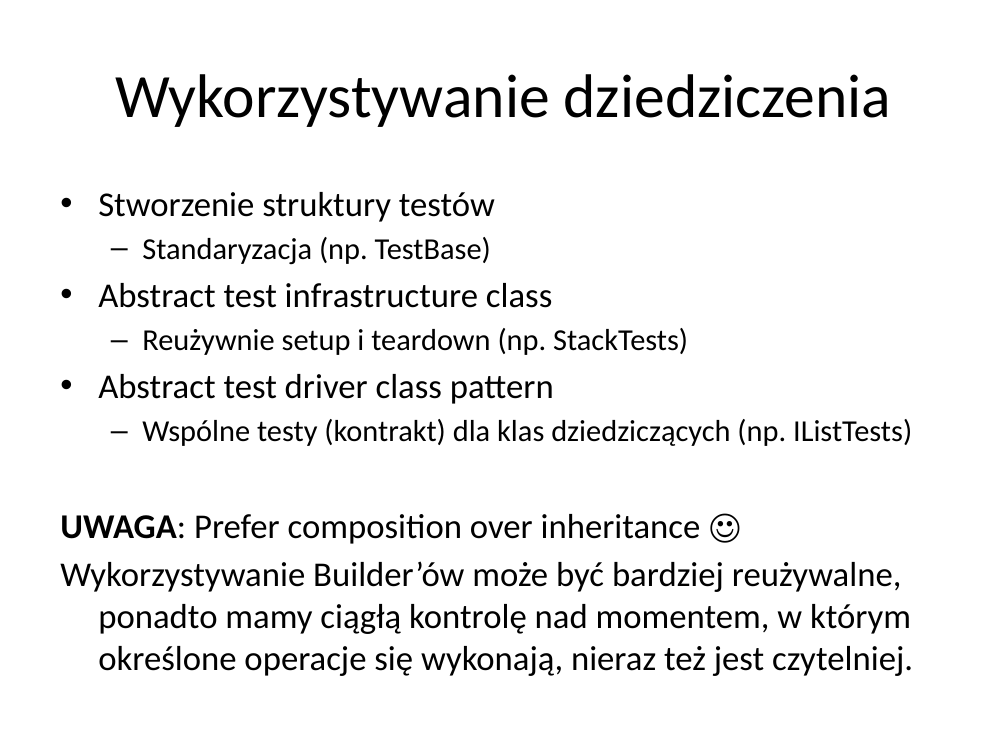
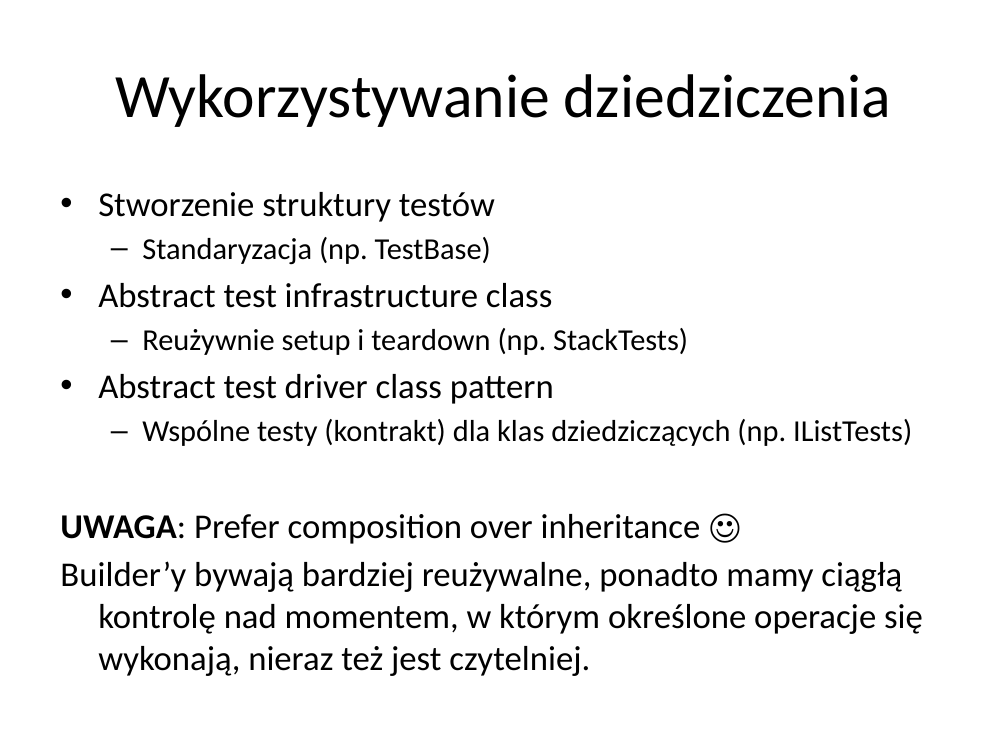
Before and after one commit to pellared/Examples, a slide deck: slide 32 of TddSample/TDD.pptx. Drawn at 1008x756 pixels with LibreOffice and Linux fonts; fonts in the diff are those of the drawing. Boxes give left, top, right and bottom in pixels: in the first picture for what was removed or moved away, otherwise in the second. Text is boxed around its words. In the diff, an @@ line names an element or a change of style, - is before the commit and + after.

```diff
--- a/TddSample/TDD.pptx
+++ b/TddSample/TDD.pptx
@@ text at (x1=60, y1=561, x2=923, y2=676): text changed @@
-Wykorzystywanie Builder’ów może być bardziej reużywalne, ponadto mamy ciągłą kontrolę nad momentem, w którym określone operacje się wykonają, nieraz też jest czytelniej.
+Builder’y bywają bardziej reużywalne, ponadto mamy ciągłą kontrolę nad momentem, w którym określone operacje się wykonają, nieraz też jest czytelniej.
```
Also in this commit, not shown: 11 other files.
